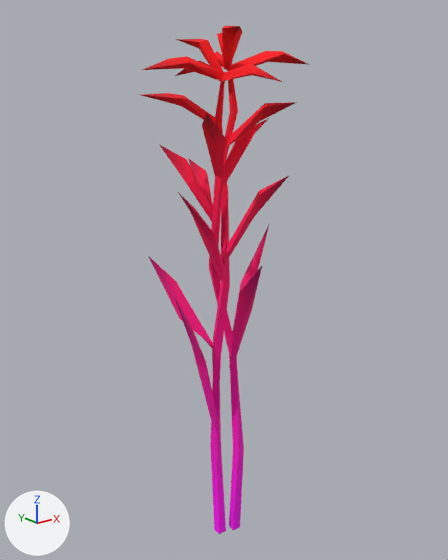
Renders of the glTF model assets/synty/synty-plant-05.gltf from each side of a commit.
Rendered twice from a camera (50 mm lens) standing at (-2.09, -2.62, 2.75) and looking at (0.04, 0.04, 1.68). The lights are fixed; the arrows at lower left show +X, +Y and +Z. The first picture is the older version. Vertices at exactly the same position are counted once.

Objects in the first picture: 'SM_Plant_05'.
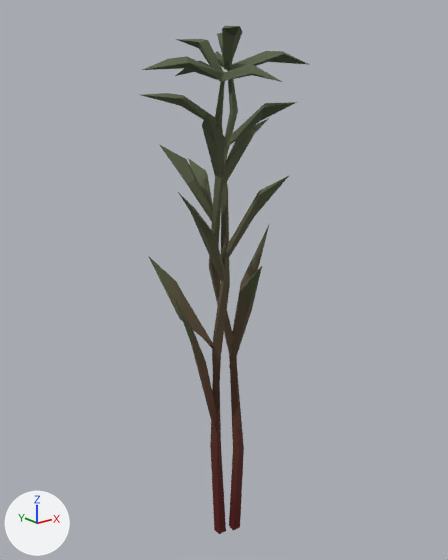
Where the change shows, as pixel boxes [x1, y1, x2, y2] in the pictures (448 x 560 px):
'SM_Plant_05', surface changed, recoloured (darker)
    both: [141, 26, 309, 534]
part 1 of me_sm_plant_05, recoloured
    both: [141, 26, 309, 188]
part 2 of me_sm_plant_05, recoloured (darker)
    both: [174, 255, 261, 534]
part 3 of me_sm_plant_05, recoloured (darker)
    both: [148, 184, 269, 319]
part 4 of me_sm_plant_05, recoloured (darker)
    both: [160, 112, 289, 261]

The change, as a diff of the scene's bpy script:
```diff
--- a/assets/synty/synty-plant-05.gltf.py
+++ b/assets/synty/synty-plant-05.gltf.py
@@ img_image_0 @@
+img_image_0 = load_image('Image_0', '_unpacked/Image_0', 512, 512, 'sRGB')
@@ mat_lambert2 @@
 n0 = _N.new('ShaderNodeBsdfPrincipled'); n0.name = 'Principled BSDF'
 n1 = _N.new('ShaderNodeOutputMaterial'); n1.name = 'Material Output'
+n3 = _N.new('ShaderNodeMix'); n3.name = 'Mix'
+n3.data_type = 'RGBA'
+n3.blend_type = 'MULTIPLY'
+n3.inputs[0].default_value = 1.0  # 'Factor'
 n2 = _N.new('ShaderNodeVertexColor'); n2.name = 'Color Attribute'
+n4 = _N.new('ShaderNodeTexImage'); n4.name = 'Image Texture'
+n4.image = img_image_0
 _L.new(n0.outputs[0], n1.inputs[0])  # 'BSDF' to 'Surface'
-_L.new(n2.outputs[0], n0.inputs[0])  # 'Color' to 'Base Color'
+_L.new(n3.outputs[2], n0.inputs[0])  # 'Result' to 'Base Color'
+_L.new(n2.outputs[0], n3.inputs[7])  # 'Color' to 'B'
+_L.new(n4.outputs[0], n3.inputs[6])  # 'Color' to 'A'
@@ me_sm_plant_05 @@
 me_sm_plant_05.from_pydata(...)  # 236 vertices, 384 faces; spans x -0.41..0.41, y -0.43..0.43, z 0.0..3.02
 # used by ob_sm_plant_05; location = (0.0, 0.0, 0.0)
+# me_sm_plant_05 part 1: 183 faces centred in x -0.31..0.31, y -0.33..0.33, z 2.39..3.01 are repainted in the vertex colours; the middle colour goes from red #ff0014 to white #fffdfd
+# me_sm_plant_05 part 2: 93 faces centred in x -0.23..0.22, y -0.1..0.16, z 0.0..1.6 are repainted in the vertex colours; the middle colour goes from pink #ff0096 to pink #ffb1b1
+# me_sm_plant_05 part 3: 42 faces centred in x -0.22..0.32, y -0.23..0.27, z 1.59..2.04 are repainted in the vertex colours; the middle colour goes from pink #ff0067 to pale pink #ffdcdc
+# me_sm_plant_05 part 4: 66 faces centred in x -0.24..0.14, y -0.24..0.32, z 2.02..2.44 are repainted in the vertex colours; the middle colour goes from pink #ff0043 to white #fff1f1
 me_sm_plant_05.materials.append(mat_lambert2)
```
